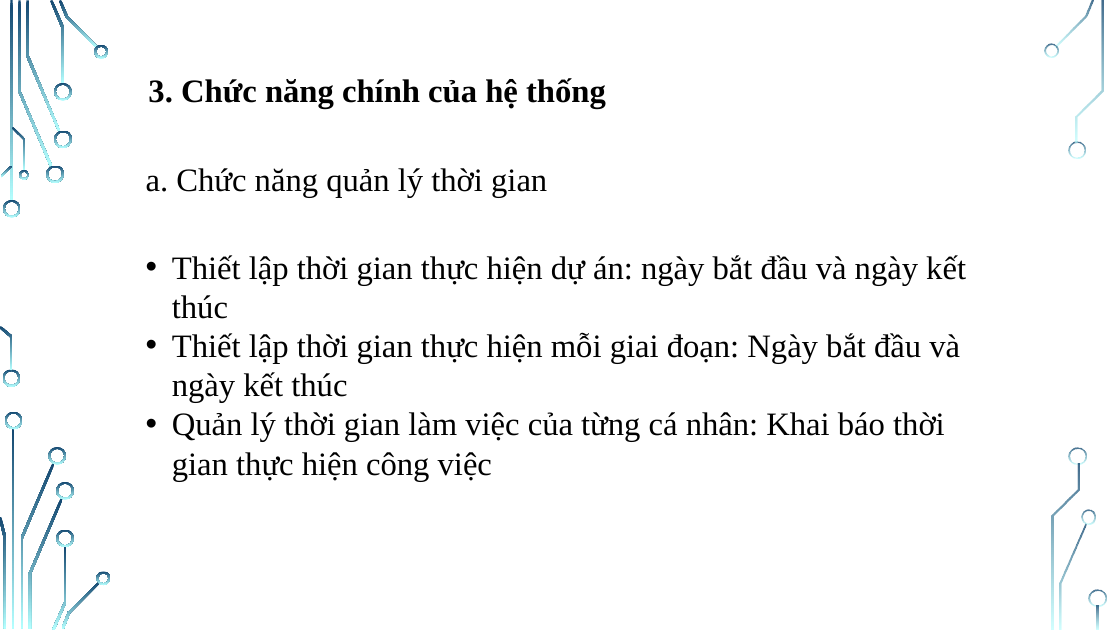
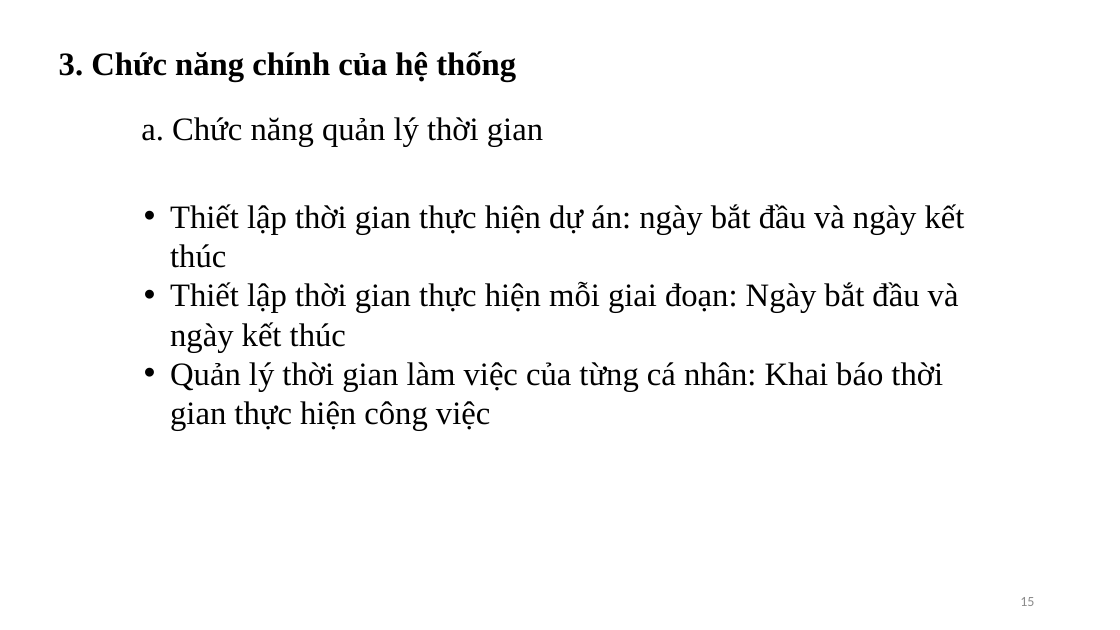
Before and after one commit to NguyenThiHao/DoAnTotNghiep, a slide deck: slide 15 of Documents/Slide do an tot nghiep.pptx (slide 14 before the commit). Drawn at 1120x630 pixels with LibreOffice and Linux fonts; fonts in the diff are those of the drawing; background and template pictures are left out. Boxes give left, top, right and bottom in pixels: in the first picture for what was removed or moved away, otherwise in the second. Text is boxed around its words. In the diff, an @@ line names an element or a change of style, - is before the commit and + after.

```diff
--- a/Documents/Slide do an tot nghiep.pptx
+++ b/Documents/Slide do an tot nghiep.pptx
@@ text "3. Chức năng chính của ...": place and size @@
-text "3. Chức năng chính của ..." at (148, 78, 606, 108)
+text "3. Chức năng chính của ..." at (59, 51, 516, 81)
@@ text "a. Chức năng quản lý ...": place and size @@
-text "a. Chức năng quản lý ..." at (146, 168, 547, 197)
+text "a. Chức năng quản lý ..." at (141, 117, 543, 147)
@@ text "Thiết lập thời gian thực ...": place and size @@
-text "Thiết lập thời gian thực ..." at (172, 255, 966, 481)
+text "Thiết lập thời gian thực ..." at (170, 204, 965, 430)
@@ page number added at (1020, 597, 1034, 606), 12 pt, text #8C8C8C @@
+15
@@ group removed at (0, 0, 1107, 630): 33 freeform shapes, 3 rectangles @@
```
Also in this commit, not shown: 18 other slides changed, 9 slides added, 2 slides removed, 25 other files.
